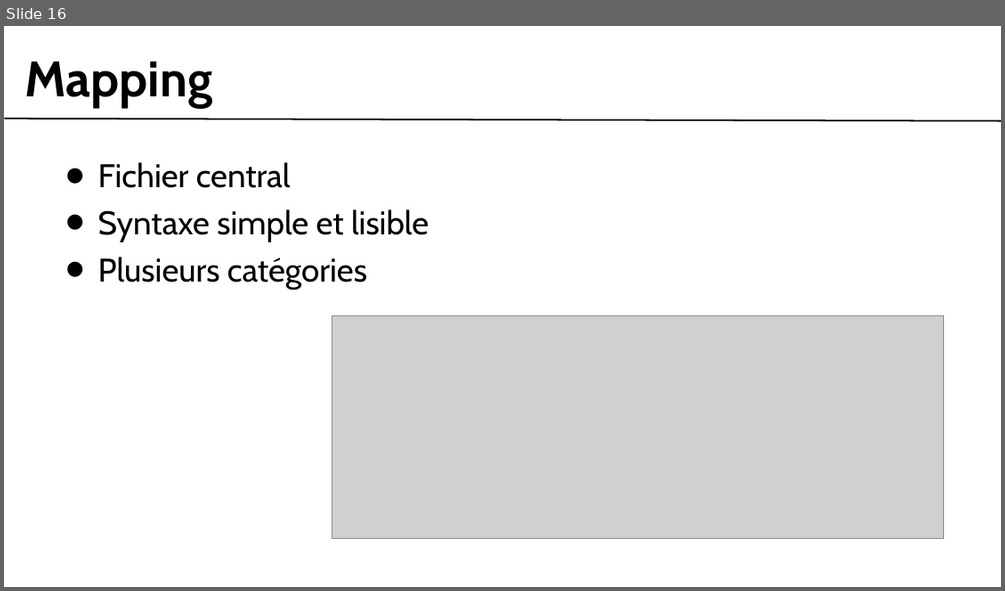
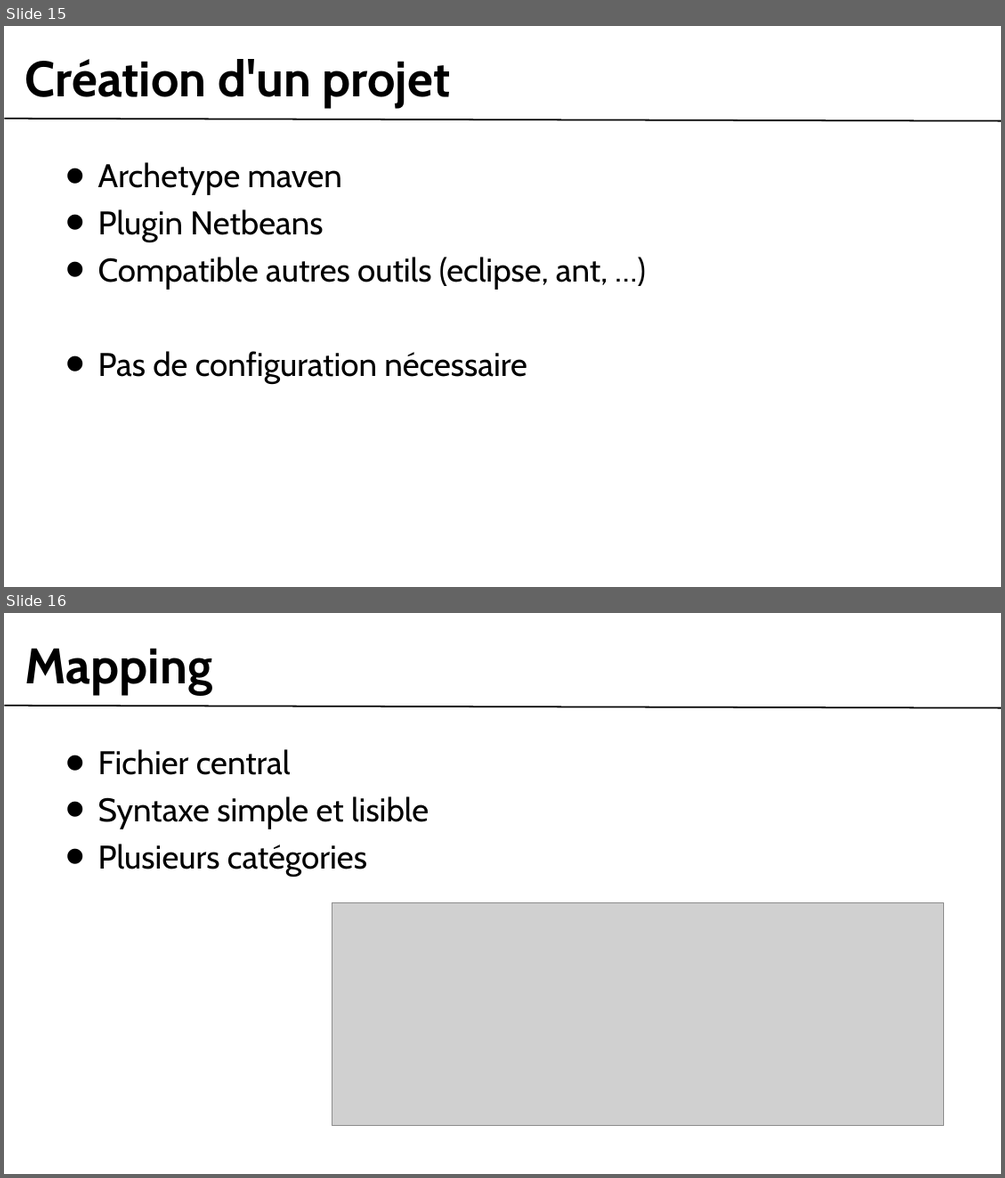
Before and after one commit to webmotion-framework/webmotion, a slide deck: webmotion-website/src/main/webapp/presentation_devoxx.odp. Shown one above the other, each under a label of ours: slide 16 before the commit, slides 15 and 16 after it. The pictures are 1005x591 and 1005x1178 pixels, drawn with LibreOffice and Linux fonts; fonts in the diff are those of the drawing; grey boxes stand for pictures; background and template pictures are left out. Boxes give left, top, right and bottom in pixels: in the first picture for what was removed or moved away, otherwise in the second. Text is boxed around its words. In the diff, an @@ line names an element or a change of style, - is before the commit and + after.

```diff
--- a/webmotion-website/src/main/webapp/presentation_devoxx.odp
+++ b/webmotion-website/src/main/webapp/presentation_devoxx.odp
@@ slide 15 added at (x1=4, y1=26, x2=1001, y2=587), background #FFFFFF; not listed: 1 template element that a slide beside it also shows @@
@@ title added at (x1=25, y1=59, x2=451, y2=107), 64 pt, text #000000, bold @@
+Création d'un projet
@@ text added at (x1=98, y1=162, x2=607, y2=384), 42 pt, text #000000 @@
+• Archetype maven
+• Plugin Netbeans
+• Compatible autres outils (eclipse, ant, …)
+• Pas de configuration nécessaire
```
Also in this commit, not shown: 3 slides changed, 1 slide removed.
